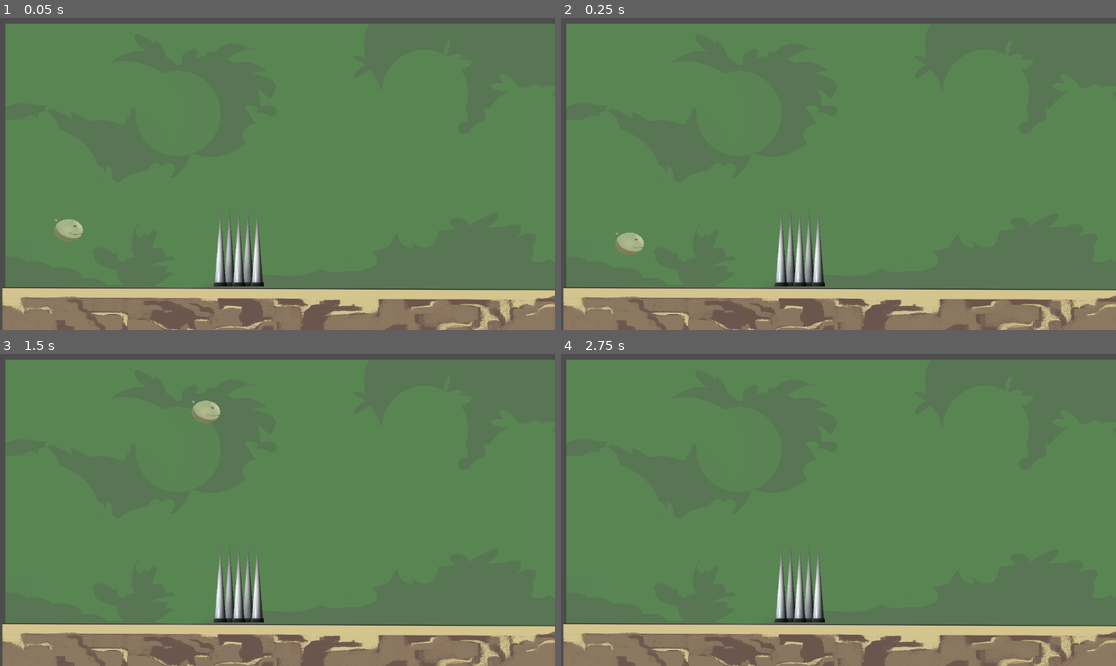
Above: before the commit, frames 1-4 (two rows, left to right).
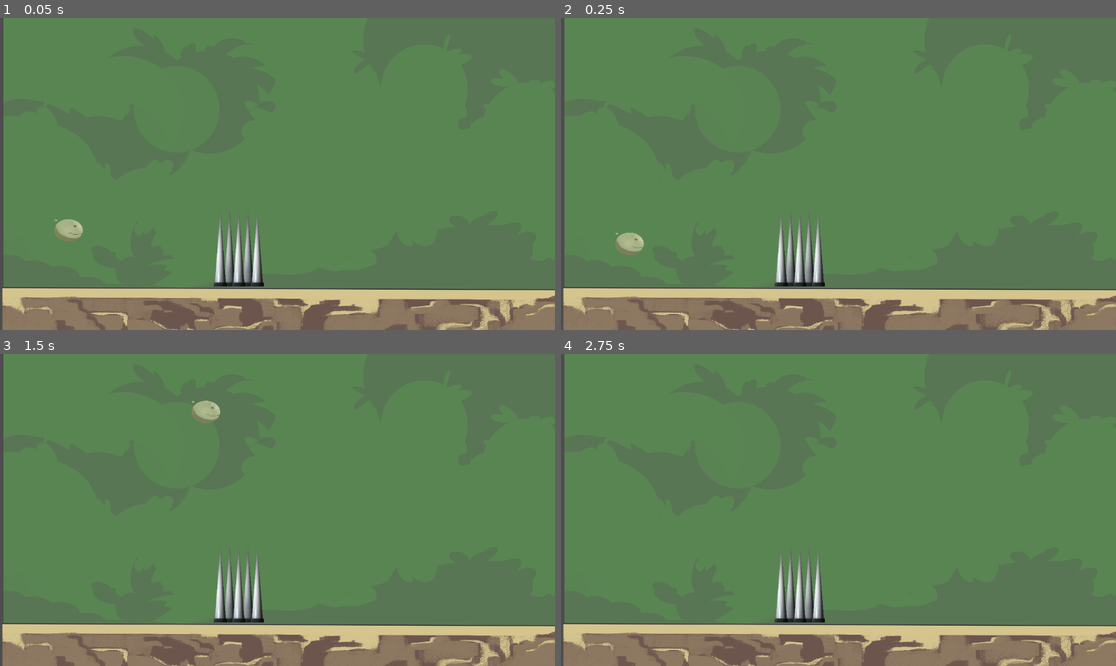
Above: after the commit, the same moments.

Repository: biancasuarz/game-jam
Game: Godot game, scene res://main_scene.tscn
The game is run twice, just before and just after one commit, with the same random seed, the same clock (stepped at 60 frames per second) and the same inputs.
Inputs:
- Up to frame 1 (0.05 s): no input
- Up to frame 2 (0.25 s): no input
- Up to frame 3 (1.5 s): tap Enter (ui_accept) at 0.5, 0.77 s; hold Right (ui_right) from 0.53 s (still down)
- Up to frame 4 (2.75 s): tap Enter (ui_accept) at 1.52, 2 s; release Right (ui_right) at 2.03 s; hold Left (ui_left) from 2.03 s (still down)

The runs differ from the first frame. In frame 1, 2.1% of the frame differs, in the area x 0-100%, y 0-87%; in frame 2, 2.1%; in frame 3, 2.1%; in frame 4, 2.1%.

Commit message:
feat: adicao da transicao pro game over

Diff:
--- /dev/null
+++ b/game_over_scene.gd
@@ -0,0 +1,15 @@
+extends ParallaxBackground
+
+
+# Called when the node enters the scene tree for the first time.
+func _ready() -> void:
+	pass # Replace with function body.
+
+
+# Called every frame. 'delta' is the elapsed time since the previous frame.
+func _process(delta: float) -> void:
+	pass
+
+
+func _on_button_pressed() -> void:
+	get_tree().change_scene_to_file("res://main_scene.tscn")
--- /dev/null
+++ b/game_over_scene.tscn
@@ -0,0 +1,22 @@
+[gd_scene load_steps=3 format=3 uid="uid://cbsh31yreggdm"]
+
+[ext_resource type="Script" path="res://game_over_scene.gd" id="1_nsw5n"]
+[ext_resource type="Texture2D" uid="uid://bg4q1cfc6w7cp" path="res://mneu amigo mt bom.webp" id="1_xr8rx"]
+
+[node name="ParallaxBackground2" type="ParallaxBackground"]
+script = ExtResource("1_nsw5n")
+
+[node name="Sprite2D" type="Sprite2D" parent="."]
+visibility_layer = 512
+position = Vector2(643.25, 321)
+scale = Vector2(1.25244, 0.615234)
+texture = ExtResource("1_xr8rx")
+
+[node name="Button" type="Button" parent="."]
+offset_left = 382.0
+offset_top = 442.0
+offset_right = 912.0
+offset_bottom = 526.0
+flat = true
+
+[connection signal="pressed" from="Button" to="." method="_on_button_pressed"]
--- a/main_scene.tscn
+++ b/main_scene.tscn
@@ -6,6 +6,7 @@
 [ext_resource type="Texture2D" uid="uid://c52uhl3f1toj2" path="res://spikes.png" id="3_7y3se"]
 [ext_resource type="Script" path="res://player.gd" id="3_d4jhn"]
 [ext_resource type="Script" path="res://area_2d.gd" id="3_snx51"]
+[ext_resource type="PackedScene" uid="uid://cbsh31yreggdm" path="res://game_over_scene.tscn" id="7_s6w00"]
 
 [sub_resource type="RectangleShape2D" id="RectangleShape2D_o0o3v"]
 size = Vector2(1151, 96)
@@ -22,8 +23,9 @@
 [node name="ParallaxBackground" type="ParallaxBackground" parent="."]
 
 [node name="Sprite2D" type="Sprite2D" parent="ParallaxBackground"]
-position = Vector2(583, 334)
-scale = Vector2(0.596094, 0.595833)
+top_level = true
+position = Vector2(581.125, 327.875)
+scale = Vector2(0.598047, 0.607176)
 texture = ExtResource("1_qbgxy")
 
 [node name="chao" type="ParallaxLayer" parent="ParallaxBackground"]
@@ -66,5 +68,8 @@
 shape = SubResource("CircleShape2D_02dhi")
 one_way_collision_margin = 0.0
 
+[node name="ParallaxBackground2" parent="." instance=ExtResource("7_s6w00")]
+visible = false
+
 [connection signal="body_entered" from="ParallaxBackground/Area2D" to="ParallaxBackground/Area2D" method="_on_body_entered"]
 [connection signal="body_entered" from="ParallaxBackground/Area2D" to="Player" method="_on_area_2d_body_entered"]
--- a/player.gd
+++ b/player.gd
@@ -1,9 +1,7 @@
 extends CharacterBody2D
-
 
 const SPEED = 300.0
 const JUMP_VELOCITY = -700.0
-
 
 func _physics_process(delta: float) -> void:
 	# Add the gravity.
@@ -31,3 +29,4 @@
 # Função que lida com o fim do jogo
 func game_over():
 	print("Game Over!")
+	get_tree().change_scene_to_file("res://game_over_scene.tscn")
--- a/project.godot
+++ b/project.godot
@@ -15,6 +15,10 @@
 config/features=PackedStringArray("4.3", "Forward Plus")
 config/icon="res://icon.svg"
 
+[display]
+
+window/size/resizable=false
+
 [dotnet]
 
 project/assembly_name="biancateste"
Not shown: 1 places in main_scene.tscn that only renumber resources
